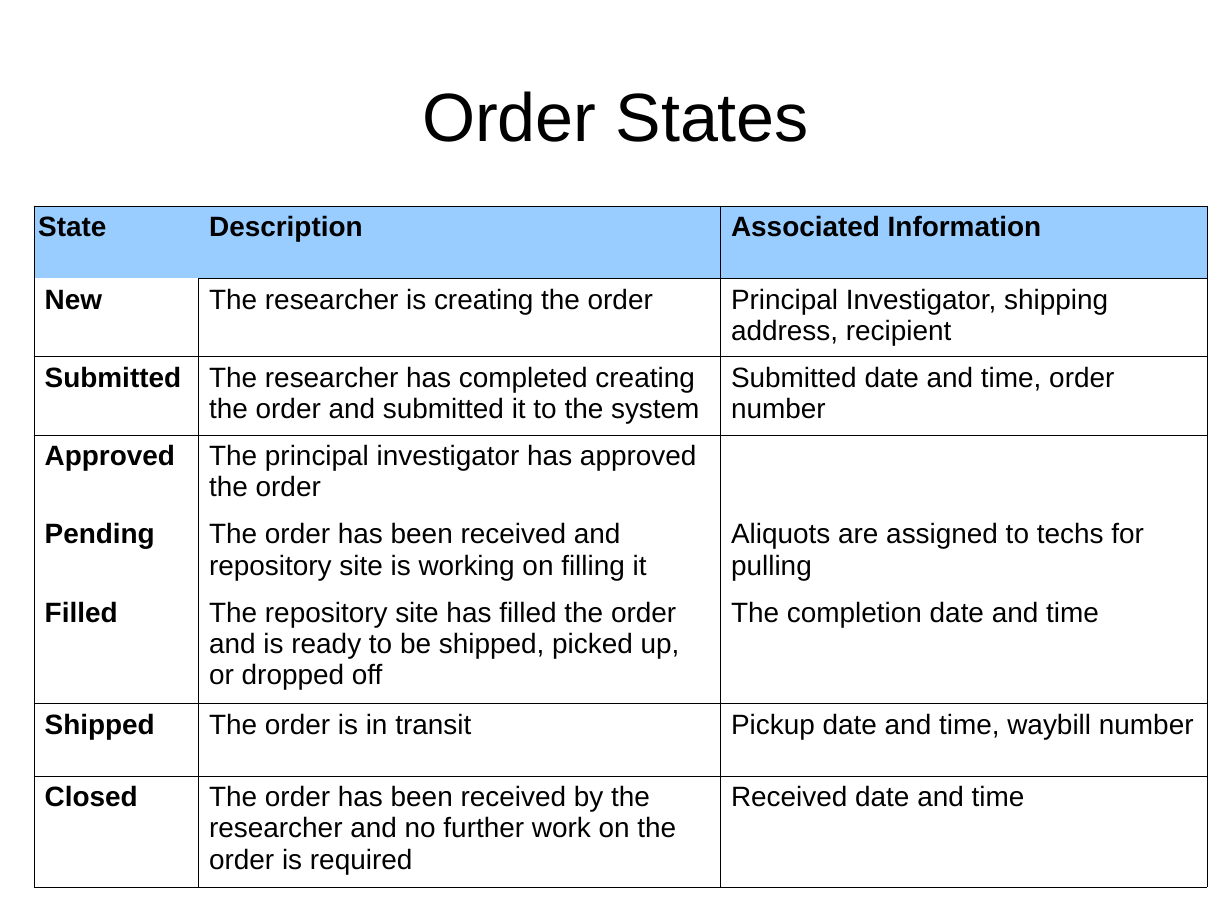
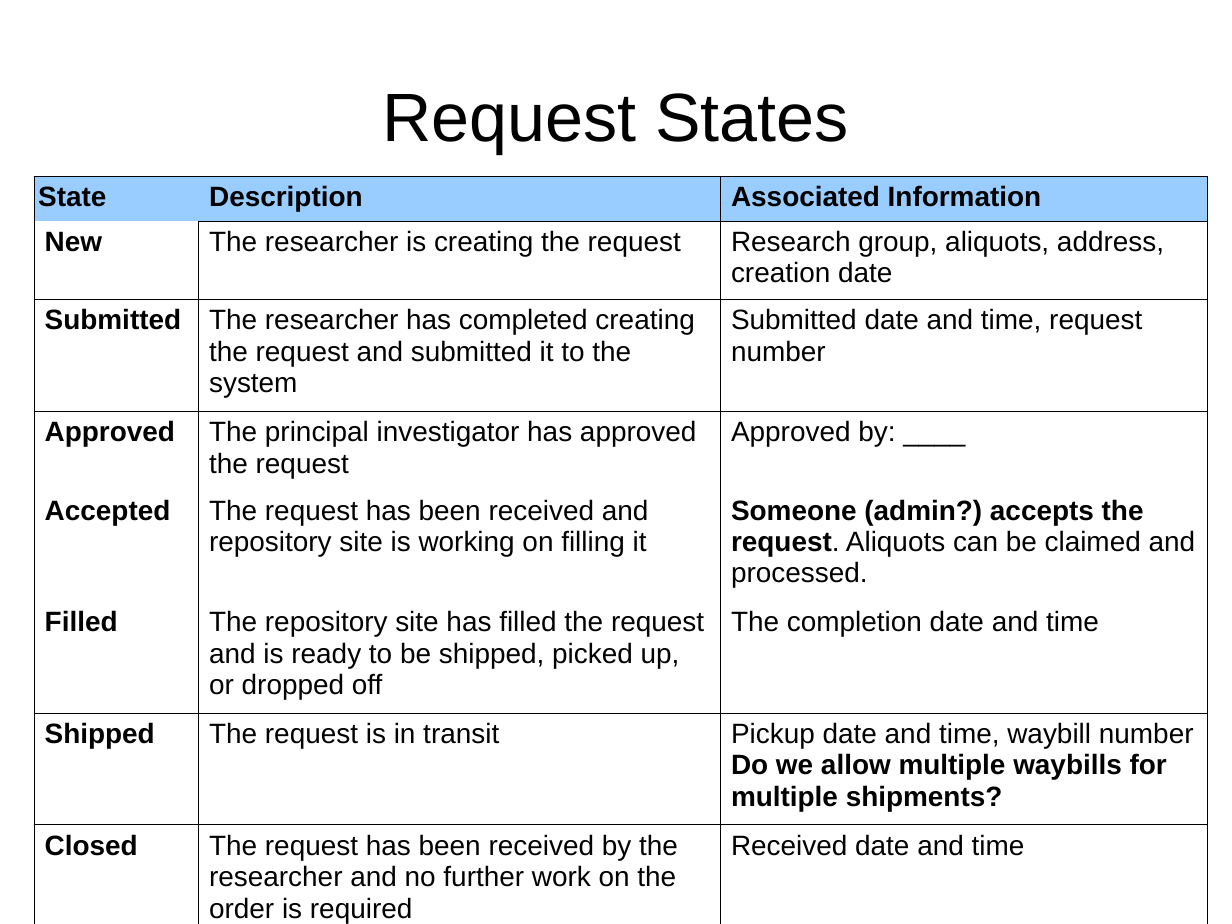
Before and after one commit to CBSR-Biobank/biobank, a slide deck: slide 10 of docs/sampleRequestFlowcharts.odp (slide 9 before the commit). Drawn at 1232x924 pixels with LibreOffice and Linux fonts; fonts in the diff are those of the drawing. Boxes give left, top, right and bottom in pixels: in the first picture for what was removed or moved away, otherwise in the second. Text is boxed around its words. In the diff, an @@ line names an element or a change of style, - is before the commit and + after.

```diff
--- a/docs/sampleRequestFlowcharts.odp
+++ b/docs/sampleRequestFlowcharts.odp
@@ title at bbox=[382, 93, 848, 153]: text changed @@
-Order States
+Request States
@@ table at bbox=[34, 176, 1207, 924] @@
-row 2, column 2: The researcher is creating the order
+row 2, column 2: The researcher is creating the request
-row 2, column 3: Principal Investigator, shipping address, recipient
+row 2, column 3: Research group, aliquots, address, creation date
-row 3, column 2: The researcher has completed creating the order and submitted it to the system
+row 3, column 2: The researcher has completed creating the request and submitted it to the system
-row 3, column 3: Submitted date and time, order number
+row 3, column 3: Submitted date and time, request number
-row 4, column 2: The principal investigator has approved the order
+row 4, column 2: The principal investigator has approved the request
-row 4, column 3: 
+row 4, column 3: Approved by: ____
-row 5: Pending | The order has been received and repository site is working on filling it | Aliquots are assigned to techs for pulling
+row 5: Accepted | The request has been received and repository site is working on filling it | Someone (admin?) accepts the request. Aliquots can be claimed and processed.
-row 6, column 2: The repository site has filled the order and is ready to be shipped, picked up, or dropped off
+row 6, column 2: The repository site has filled the request and is ready to be shipped, picked up, or dropped off
-row 7, column 2: The order is in transit
+row 7, column 2: The request is in transit
-row 7, column 3: Pickup date and time, waybill number
+row 7, column 3: Pickup date and time, waybill number / Do we allow multiple waybills for multiple shipments?
-row 8, column 2: The order has been received by the researcher and no further work on the order is required
+row 8, column 2: The request has been received by the researcher and no further work on the order is required
@@ table: place and size @@
-table at bbox=[34, 206, 1207, 878]
+table at bbox=[34, 176, 1207, 924]
```
Also in this commit, not shown: 7 other slides changed, 1 slide added.
